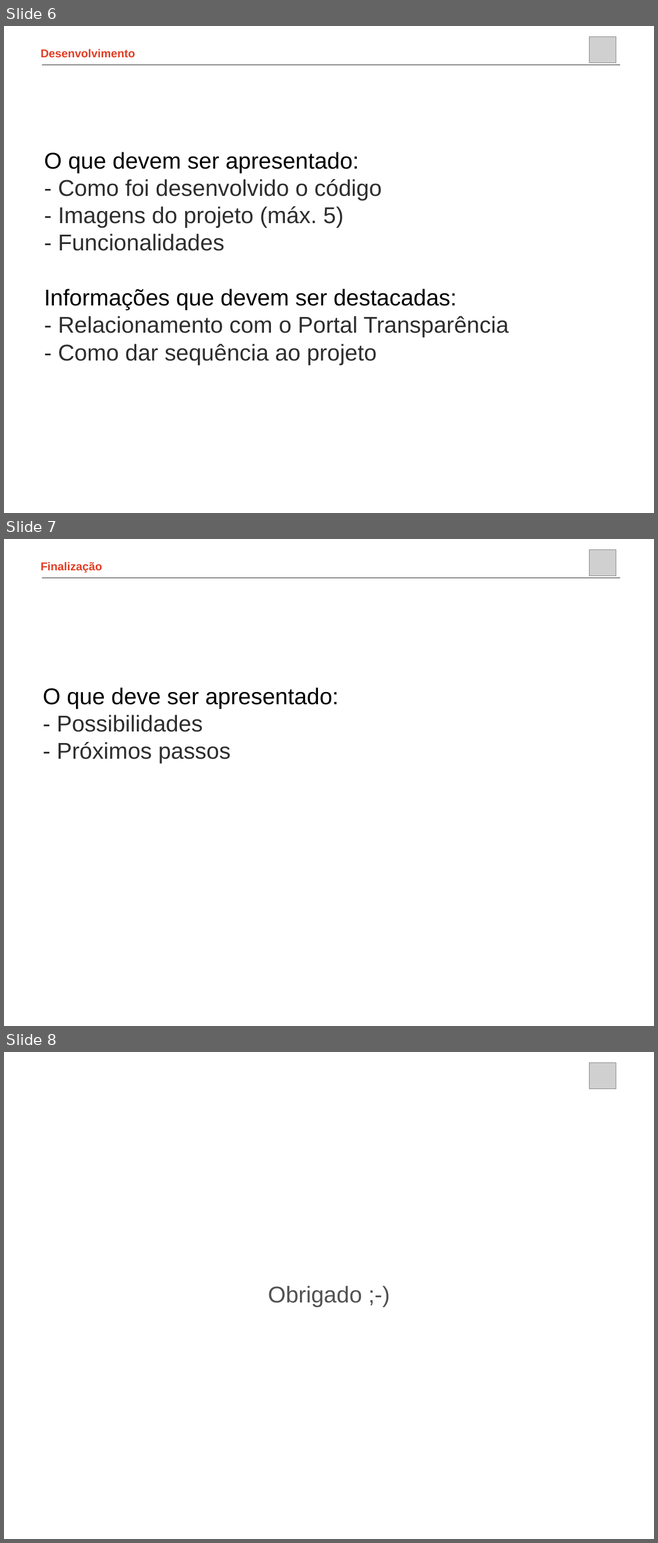
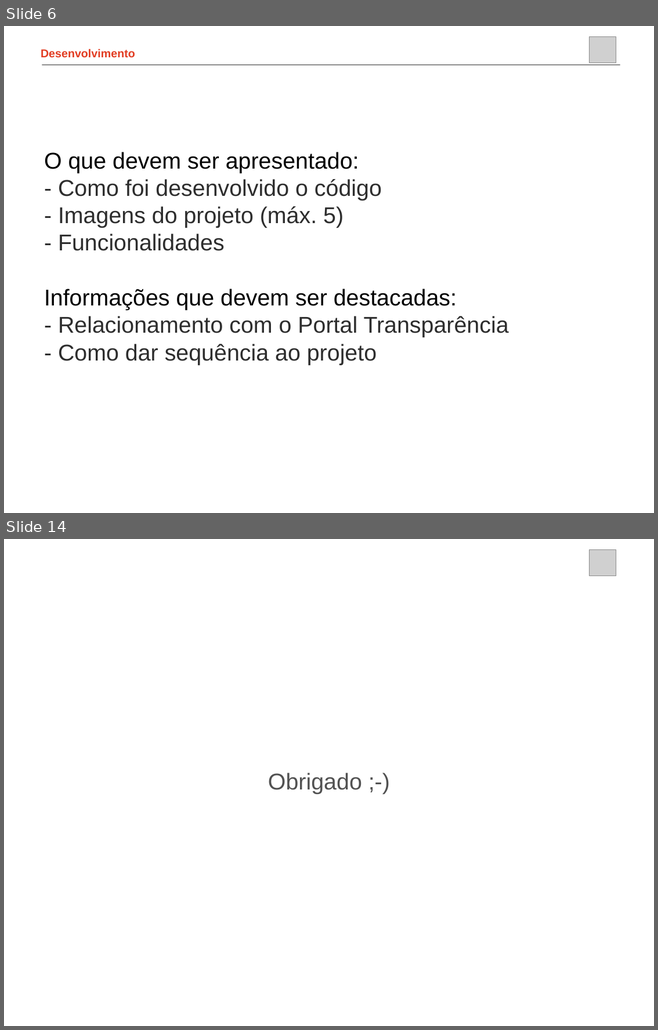
Before and after one commit to jpesce/dataminas, a slide deck: apresentacao/champs.ppt. Shown one above the other, each under a label of ours: slides 6, 7 and 8 before the commit, slides 6 and 14 after it; the slides between them are not shown. The pictures are 658x1543 and 658x1030 pixels, drawn with LibreOffice and Linux fonts; fonts in the diff are those of the drawing; grey boxes stand for pictures; background and template pictures are left out. Boxes give left, top, right and bottom in pixels: in the first picture for what was removed or moved away, otherwise in the second. Text is boxed around its words. In the diff, an @@ line names an element or a change of style, - is before the commit and + after.

```diff
--- a/apresentacao/champs.ppt
+++ b/apresentacao/champs.ppt
@@ slide 7 removed at [4, 539, 654, 1026], background picture (left out) @@
@@ picture removed at [589, 550, 616, 576] @@
@@ text removed at [41, 562, 102, 573] @@
-Finalização
@@ line removed from (42, 578) to (620, 578) @@
@@ text removed at [43, 687, 339, 763] @@
-O que deve ser apresentado:
-- Possibilidades
-- Próximos passos
@@ what was slide 8 is now slide 14 @@
```
Also in this commit, not shown: 7 slides added.
